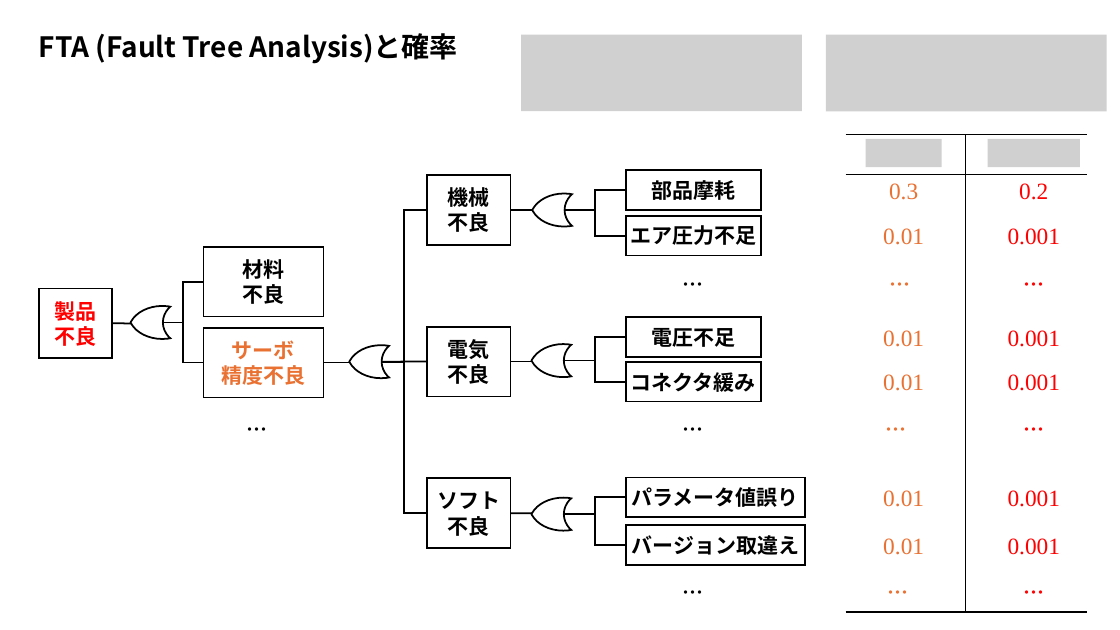
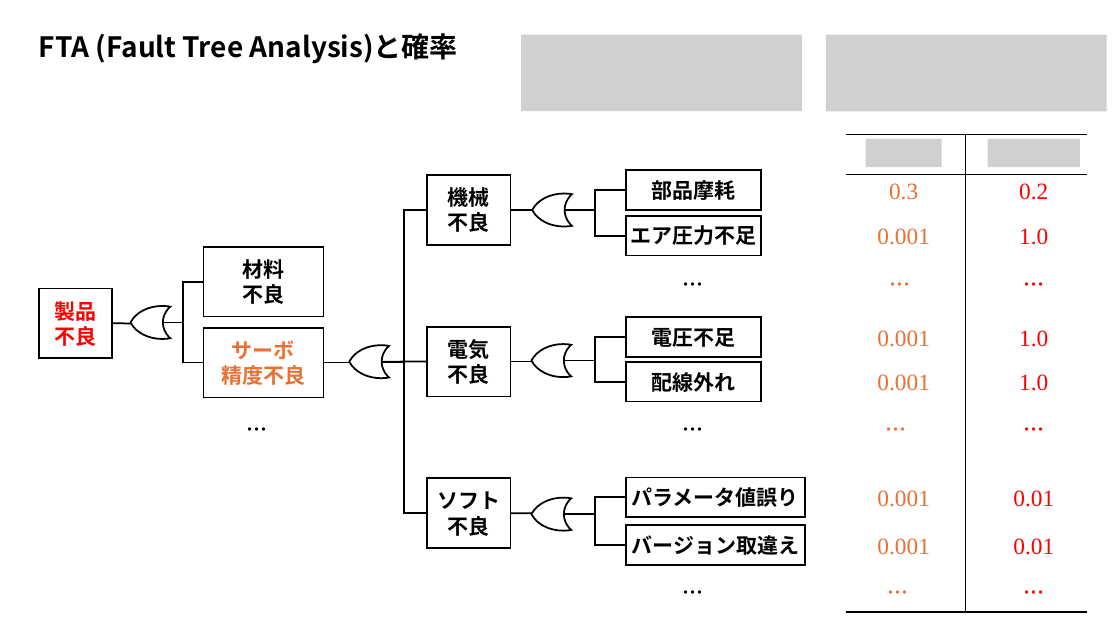
Before and after one commit to Takayoshi-Matsuyama/app_repo, a slide deck: slide 4 of stat/bayes theorem and disease test.pptx. Drawn at 1120x630 pixels with LibreOffice and Linux fonts; fonts in the diff are those of the drawing; grey boxes stand for pictures. Boxes give left, top, right and bottom in pixels: in the first picture for what was removed or moved away, otherwise in the second. Text is boxed around its words. In the diff, an @@ line names an element or a change of style, - is before the commit and + after.

```diff
--- a/stat/bayes theorem and disease test.pptx
+++ b/stat/bayes theorem and disease test.pptx
@@ text at (877,228,930,245): text changed @@
-0.01
+0.001
@@ text at (1019,228,1048,245): text changed @@
-0.001
+1.0
@@ text at (877,330,930,347): text changed @@
-0.01
+0.001
@@ text at (1019,330,1048,347): text changed @@
-0.001
+1.0
@@ text in rectangle at (651,372,735,392): text changed @@
-コネクタ緩み
+配線外れ
@@ text at (877,374,930,391): text changed @@
-0.01
+0.001
@@ text at (1019,374,1048,391): text changed @@
-0.001
+1.0
@@ text at (877,490,930,507): text changed @@
-0.01
+0.001
@@ text at (1013,490,1054,507): text changed @@
-0.001
+0.01
@@ text at (877,538,930,555): text changed @@
-0.01
+0.001
@@ text at (1013,538,1054,555): text changed @@
-0.001
+0.01
```
Also in this commit, not shown: 2 other files.
